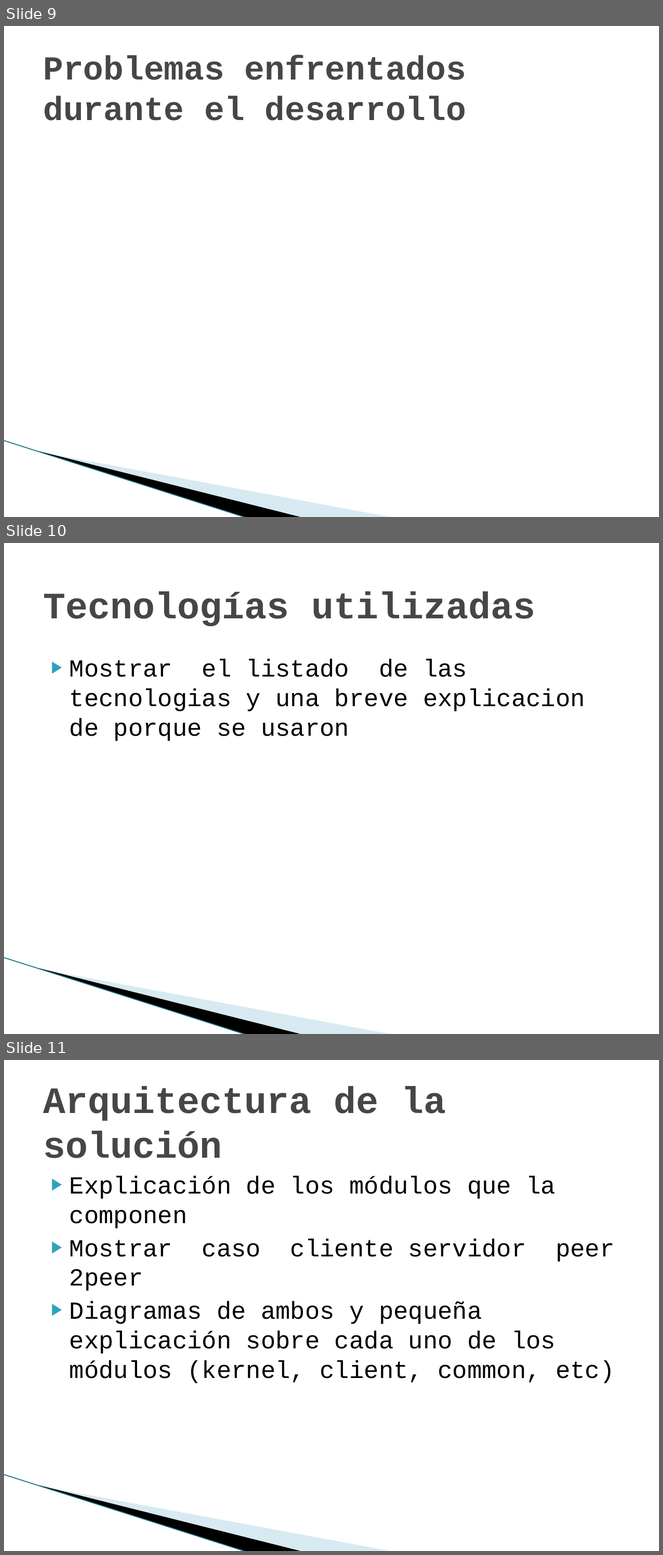
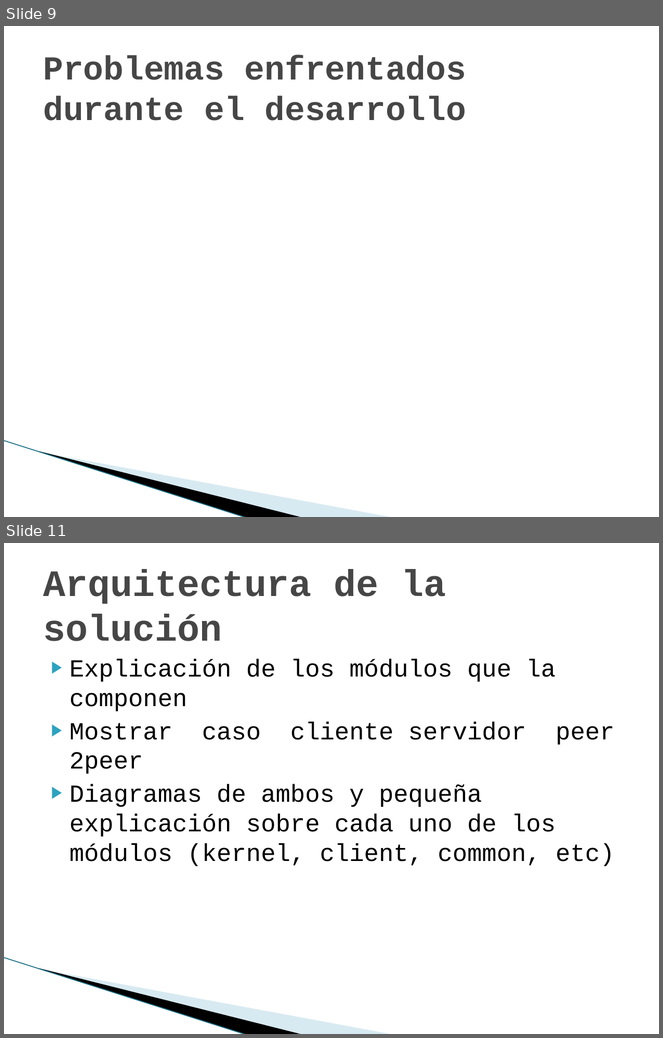
Before and after one commit to maurociancio/parallel-editor, a slide deck: doc/presentacion/presentacion.pptx. Shown one above the other, each under a label of ours: slides 9, 10 and 11 before the commit, slides 9 and 11 after it; the slides between them are not shown. The pictures are 663x1555 and 663x1038 pixels, drawn with LibreOffice and Linux fonts; fonts in the diff are those of the drawing; background and template pictures are left out. Boxes give left, top, right and bottom in pixels: in the first picture for what was removed or moved away, otherwise in the second. Text is boxed around its words. In the diff, an @@ line names an element or a change of style, - is before the commit and + after.

Commit message:
tecnologias

```diff
--- a/doc/presentacion/presentacion.pptx
+++ b/doc/presentacion/presentacion.pptx
@@ slide 10 removed at box(4, 543, 659, 1034), background #FFFFFF; not listed: 3 template elements that a slide beside it also shows @@
@@ title removed at box(43, 592, 535, 626) @@
-Tecnologías utilizadas
@@ text removed at box(70, 659, 585, 741) @@
-▶ Mostrar el listado de las tecnologias y una breve explicacion de porque se usaron
```
Also in this commit, not shown: 1 slide added.
